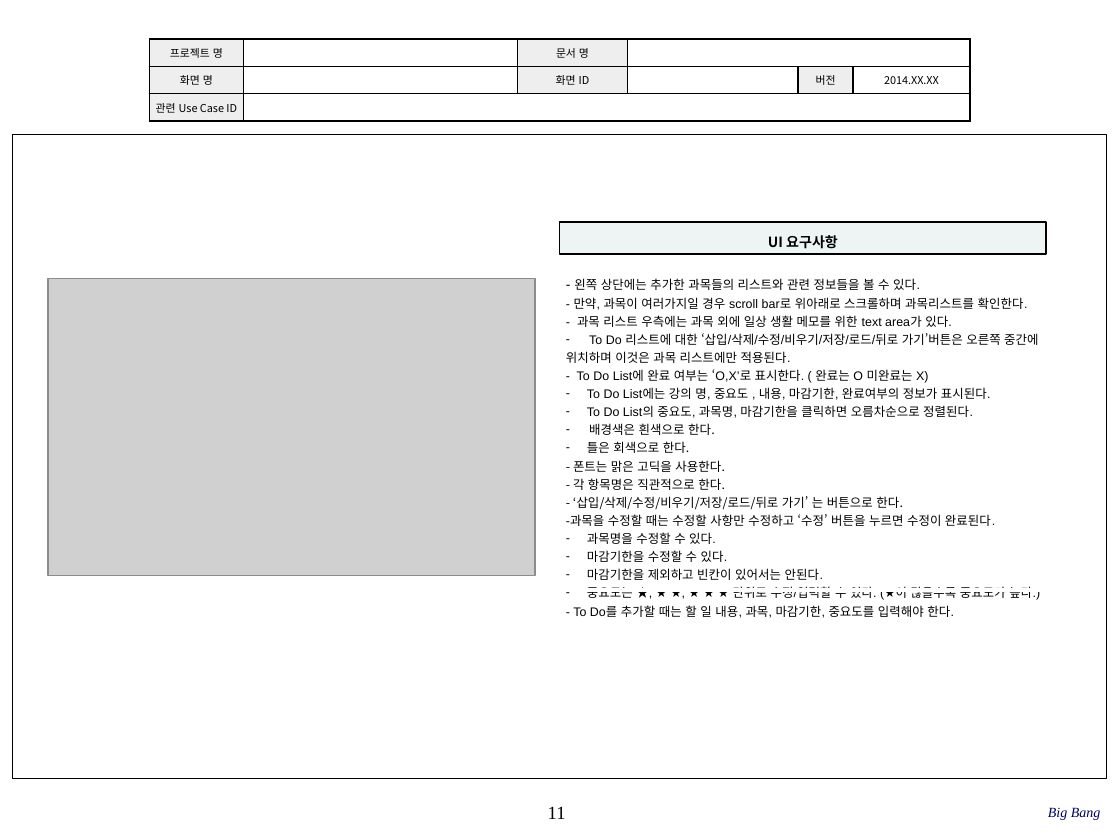
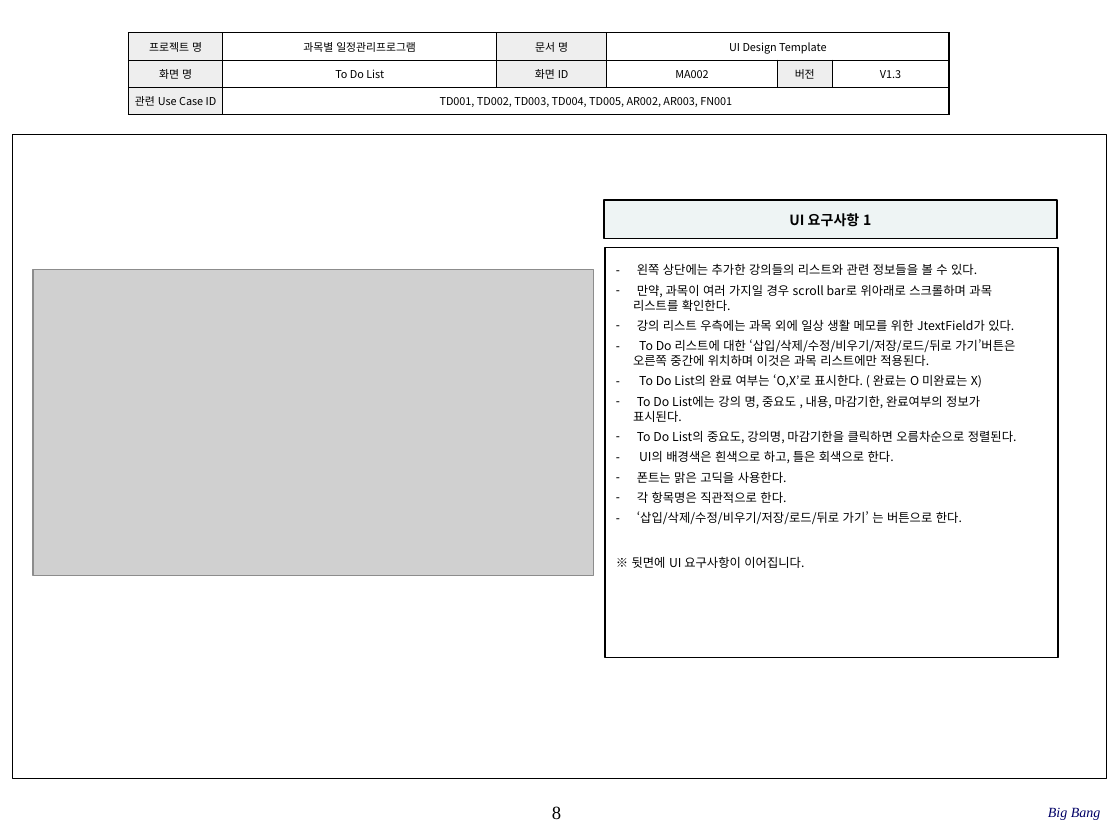
Before and after one commit to SE-admin/SE2017_1_bigbang, a slide deck: slide 8 of doc/3_ 설계서/UI Design Template.pptx (slide 11 before the commit). Drawn at 1120x840 pixels with LibreOffice and Linux fonts; fonts in the diff are those of the drawing; grey boxes stand for pictures; background and template pictures are left out. Boxes give left, top, right and bottom in pixels: in the first picture for what was removed or moved away, otherwise in the second. Text is boxed around its words. In the diff, an @@ line names an element or a change of style, - is before the commit and + after.

Commit message:
UI Design Template.pptx 수정 최종 수정

```diff
--- a/doc/3_ 설계서/UI Design Template.pptx
+++ b/doc/3_ 설계서/UI Design Template.pptx
@@ table at [129, 32, 950, 114] @@
-row 1, column 2: 
+row 1, column 2: 과목별 일정관리프로그램
-row 1, column 4: 
+row 1, column 4: UI Design Template
-row 2: 화면 명 |  | 화면 ID |  | 버전 | 2014.XX.XX
+row 2: 화면 명 | To Do List | 화면 ID | MA002 | 버전 | V1.3
-row 3, column 2: 
+row 3, column 2: TD001, TD002, TD003, TD004, TD005, AR002, AR003, FN001
@@ table: place and size @@
-table at [149, 39, 970, 121]
+table at [129, 32, 950, 114]
@@ rectangle "UI 요구사항 1": place and size @@
-rectangle "UI 요구사항 1" at [560, 222, 1046, 253]
+rectangle "UI 요구사항 1" at [604, 199, 1057, 237]
@@ text in rectangle at [789, 213, 871, 227]: text changed @@
-UI 요구사항
+UI 요구사항 1
@@ rectangle added at [605, 248, 1058, 657], fill #FFFFFF, outline #000000 1 pt @@
@@ text added at [632, 263, 1017, 568], 7.9 pt, text #000000 @@
+– 왼쪽 상단에는 추가한 강의들의 리스트와 관련 정보들을 볼 수 있다.
+– 만약, 과목이 여러 가지일 경우 scroll bar로 위아래로 스크롤하며 과목
+리스트를 확인한다.
+– 강의 리스트 우측에는 과목 외에 일상 생활 메모를 위한 JtextField가 있다.
+– To Do 리스트에 대한 ‘삽입/삭제/수정/비우기/저장/로드/뒤로 가기’버튼은
+오른쪽 중간에 위치하며 이것은 과목 리스트에만 적용된다.
+– To Do List의 완료 여부는 ‘O,X’로 표시한다. ( 완료는 O 미완료는 X)
+– To Do List에는 강의 명, 중요도 , 내용, 마감기한, 완료여부의 정보가
+표시된다.
+– To Do List의 중요도, 강의명, 마감기한을 클릭하면 오름차순으로 정렬된다.
+– UI의 배경색은 흰색으로 하고, 틀은 회색으로 한다.
+– 폰트는 맑은 고딕을 사용한다.
+– 각 항목명은 직관적으로 한다.
+– ‘삽입/삭제/수정/비우기/저장/로드/뒤로 가기’ 는 버튼으로 한다.
+※ 뒷면에 UI 요구사항이 이어집니다.
@@ picture: place and size @@
-picture at [48, 279, 535, 576]
+picture at [34, 270, 594, 576]
@@ table removed at [560, 276, 1079, 622], 1 rows, 1 columns @@
-- 왼쪽 상단에는 추가한 과목들의 리스트와 관련 정보들을 볼 수 있다. / - 만약, 과목이 여러가지일 경우 scroll bar로 위아래로 스크롤하며 과목리스트를 확인한다. / - 과목 리스트 우측에는 과목 외에 일상 생활 메모를 위한 text area가 있다. / To Do 리스트에 대한 ‘삽입/삭제/수정/비우기/저장/로드/뒤로 가기’버튼은 오른쪽 중간에 / 위치하며 이것은 과목 리스트에만 적용된다. / - To Do List에 완료 여부는 ‘O,X’로 표시한다. ( 완료는 O 미완료는 X) / To Do List에는 강의 명, 중요도 , 내용, 마감기한, 완료여부의 정보가 표시된다. / To Do List의 중요도, 과목명, 마감기한을 클릭하면 오름차순으로 정렬된다. / 배경색은 흰색으로 한다. / 틀은 회색으로 한다. / - 폰트는 맑은 고딕을 사용한다. / - 각 항목명은 직관적으로 한다. / - ‘삽입/삭제/수정/비우기/저장/로드/뒤로 가기’ 는 버튼으로 한다. / -과목을 수정할 때는 수정할 사항만 수정하고 ‘수정’ 버튼을 누르면 수정이 완료된다. / 과목명을 수정할 수 있다. / 마감기한을 수정할 수 있다. / 마감기한을 제외하고 빈칸이 있어서는 안된다. / 중요도는 ★, ★ ★, ★ ★ ★ 단위로 수정/입력할 수 있다. (★이 많을수록 중요도가 높다.)우 / - To Do를 추가할 때는 할 일 내용, 과목, 마감기한, 중요도를 입력해야 한다.
@@ page number at [552, 806, 561, 820]: text changed @@
-11
+8
```
Also in this commit, not shown: 10 other slides changed, 2 slides removed.
